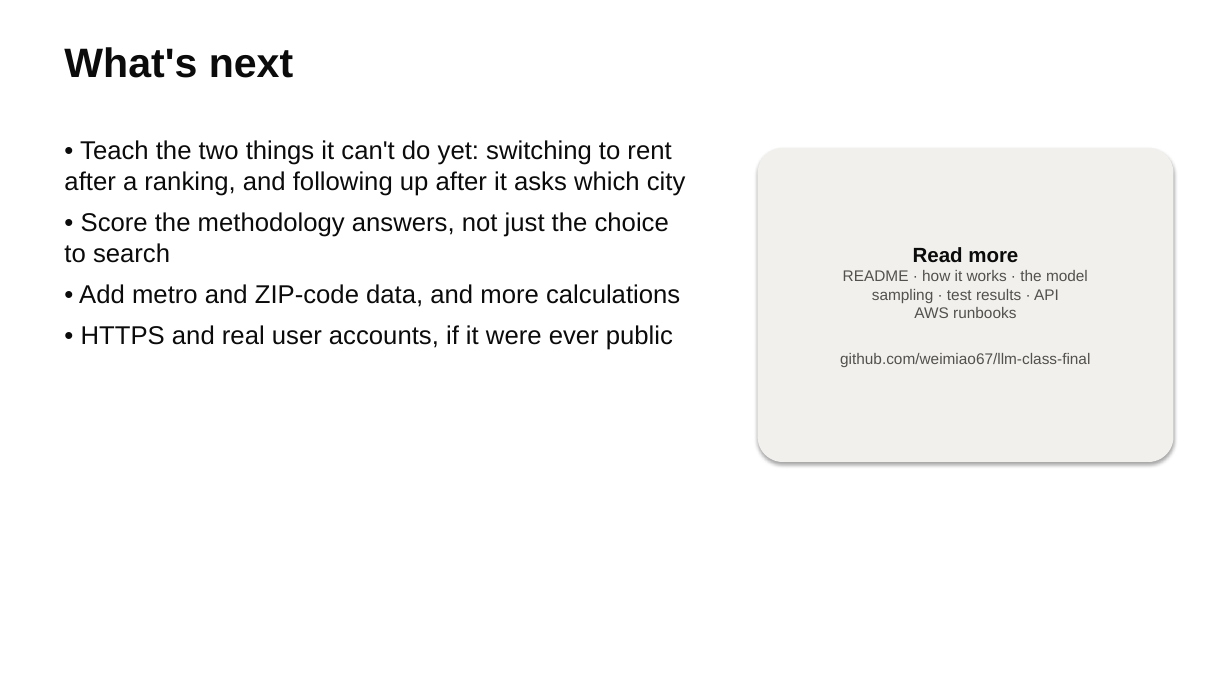
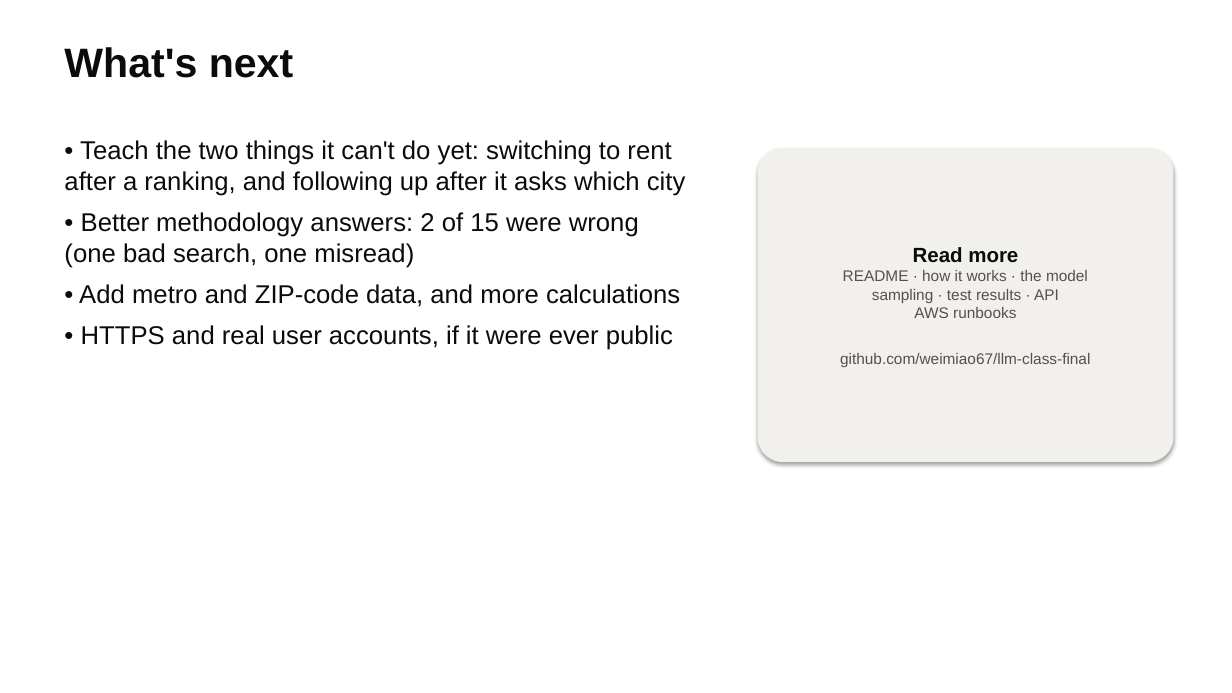
Before and after one commit to weimiao67/llm-class-final, a slide deck: slide 15 of docs/slides/housing-analyst.pptx. Drawn at 1232x693 pixels with LibreOffice and Linux fonts; fonts in the diff are those of the drawing. Boxes give left, top, right and bottom in pixels: in the first picture for what was removed or moved away, otherwise in the second. Text is boxed around its words. In the diff, an @@ line names an element or a change of style, - is before the commit and + after.

Commit message:
Methodology answers with the knowledge base: results and manual review (#16)

```diff
--- a/docs/slides/housing-analyst.pptx
+++ b/docs/slides/housing-analyst.pptx
@@ text at box(64, 212, 639, 268): text changed @@
-• Score the methodology answers, not just the choice to search
+• Better methodology answers: 2 of 15 were wrong (one bad search, one misread)
```
Also in this commit, not shown: 2 other slides changed, 8 other files.
